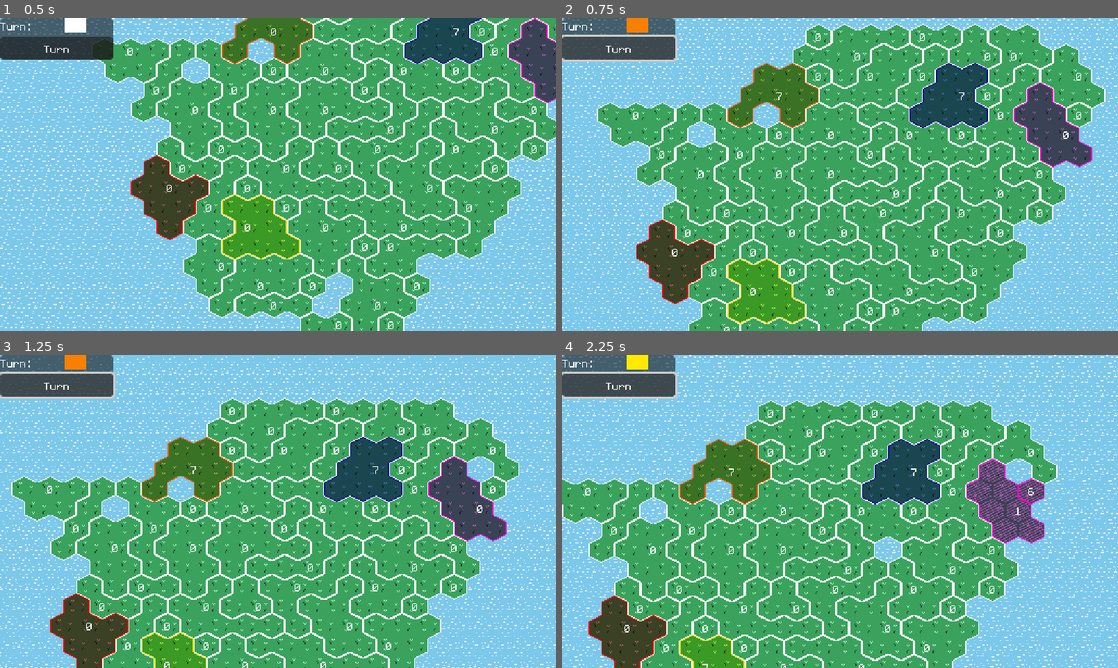
Above: before the commit, frames 1-4 (two rows, left to right).
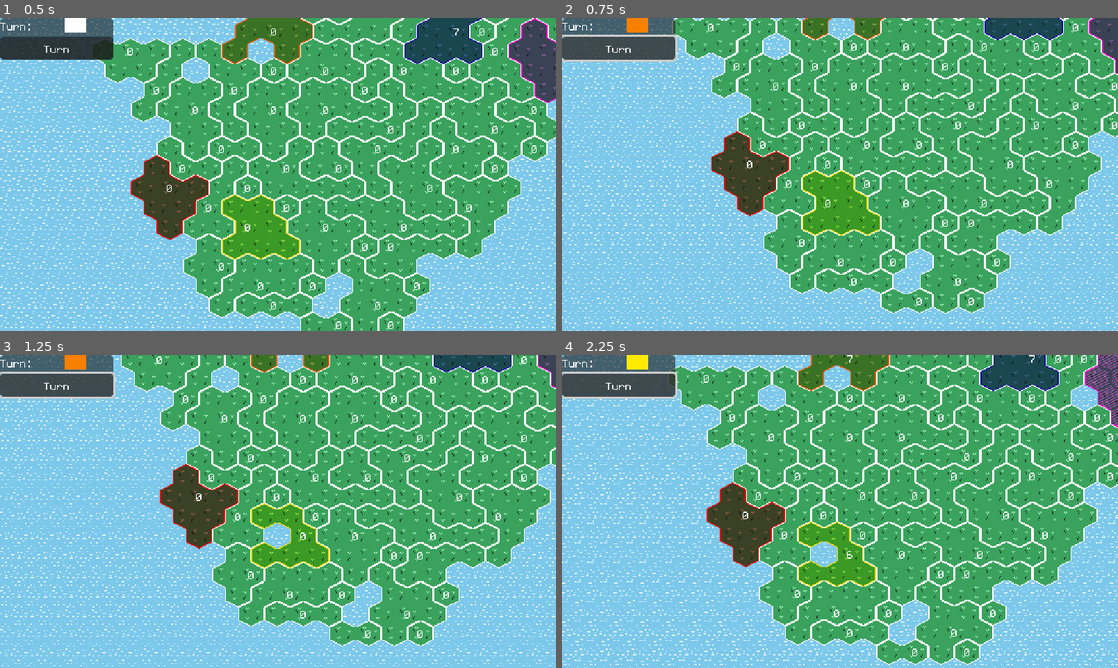
Above: after the commit, the same moments.

Repository: feored/LD54
Game: Godot game, scene res://scenes/main.tscn
The game is run twice, just before and just after one commit, with the same random seed, the same clock (stepped at 60 frames per second) and the same inputs.
Inputs:
- Up to frame 1 (0.5 s): no input
- Up to frame 2 (0.75 s): click "Turn" at 0.5 s
- Up to frame 3 (1.25 s): no input
- Up to frame 4 (2.25 s): click "Turn" at 1.25 s; click "Turn" at 2 s

Frame 1 is identical in both runs. In frame 2, 50% of the frame differs, in the area x 0-100%, y 0-100%; in frame 3, 57%; in frame 4, 59%.

Commit message:
try some items implementation

Diff:
--- a/constants.gd
+++ b/constants.gd
@@ -59,3 +59,5 @@
 const NO_REGION = -99
 
 enum Action { NONE, MOVE }
+
+enum ItemEffectPhase { NONE, UNIT_GENERATION, SINK }
--- /dev/null
+++ b/items/item_base.gd
@@ -0,0 +1,9 @@
+extends RefCounted
+class_name ItemBase
+
+var effectPhase: int = Constants.ItemEffectPhase.NONE
+var modifier: float = 1
+var duration = 2;
+
+func _init(init_phase):
+    self.effectPhase = init_phase
--- /dev/null
+++ b/items/proximity_shrine.gd
@@ -0,0 +1,6 @@
+extends ItemBase
+class_name ProximityShrine
+
+func _init():
+    self.effectPhase = Constants.ItemEffectPhase.SINK
+    self.modifier = 0.5
--- /dev/null
+++ b/items/unit_boost.gd
@@ -0,0 +1,6 @@
+extends ItemBase
+class_name UnitBoost
+
+func _init():
+    self.effectPhase = Constants.ItemEffectPhase.UNIT_GENERATION
+    self.modifier = 2
--- a/scenes/main.gd
+++ b/scenes/main.gd
@@ -45,7 +45,7 @@
 			if event.button_index == MOUSE_BUTTON_RIGHT and event.pressed:
 				world.set_cell(1, world.global_pos_to_coords(event.position), -1, Vector2i(0,0), 0)
 				var region_clicked = world.tiles[coords_clicked].region
-				world.delete_cell(coords_clicked)
+				await world.delete_cell(coords_clicked)
 				world.recalculate_region(region_clicked)
 
 func _on_turn_button_pressed():
@@ -131,12 +131,16 @@
 
 func next_turn():
 	self.turn = (self.turn + 1) % (self.teams.size())
-	self.teamTurnRect.color = Constants.TEAM_COLORS[to_team_id(self.turn)]
+	var team_id = to_team_id(self.turn)
+	self.teamTurnRect.color = Constants.TEAM_COLORS[team_id]
 	self.world.clear_regions_used()
 	check_win_condition()
 	generate_units(teams[self.turn])
 	await turn_events()
-	if not regions_left(self.teams[self.turn]):
+	for region in self.world.regions.values():
+		if region.team == team_id:
+			region.update_items_durations()
+	if not regions_left(team_id):
 		next_turn()
 	elif (self.turn != self.player_team_index):
 		await get_tree().create_timer(Constants.TURN_TIME).timeout
--- a/utils.gd
+++ b/utils.gd
@@ -42,18 +42,34 @@
 	var keys = tiles_dict.keys()
 	return tiles_dict[keys[randi() % keys.size()]]
 
-func pick_tile_to_sink(tiles: Array):
-	tiles.sort_custom(func(a,b): return distance_from_center(a) - \
+func pick_tile_to_sink(regions: Array):
+	regions.sort_custom(func(a,b): return distance_from_center(a) - \
 		distance_from_center(b) < 0)
-	var n = tiles.size()
+	var n = regions.size()
 	var total = n*(n-1)/2
 	var random = [randi() % total, randi() % total].max()
 	var running_total = 0
 	for i in range(n):
 		running_total += i
 		if running_total >= random:
-			return tiles[i]
+			return pick_random_tile(regions[i].tiles)
 
-func distance_from_center(tile):
-	return abs(tile.coords.x - Constants.WORLD_CENTER.x) + \
-		abs(tile.coords.y - Constants.WORLD_CENTER.y)
+func distance_from_center(region):
+	var center_tile = region.center_tile()
+	var mod = 1
+	if region.items.has(Constants.ItemEffectPhase.SINK):
+		mod = region.items[Constants.ItemEffectPhase.SINK].modifier
+	return mod * abs(center_tile.x - Constants.WORLD_CENTER.x) + \
+		abs(center_tile.y - Constants.WORLD_CENTER.y)
+
+func generate_random_item(region):
+	var item_effect = Constants.ItemEffectPhase.values()[(randi() % (Constants.ItemEffectPhase.size() - 1)) + 1]
+	region.items[item_effect] = create_item_with_effect(item_effect)
+	print("Created Item with effect ", item_effect, " on region ", region.id)
+
+func create_item_with_effect(item_effect):
+	match item_effect:
+		Constants.ItemEffectPhase.UNIT_GENERATION:
+			return UnitBoost.new()
+		Constants.ItemEffectPhase.SINK:
+			return ProximityShrine.new()
--- a/world/gen.gd
+++ b/world/gen.gd
@@ -13,7 +13,7 @@
 var tiles = {}
 var regions = {}
 var regions_used = []
-
+var items_activated = true
 
 func spawn_cell(coords, team):
 	if tiles.has(coords):
@@ -175,7 +175,7 @@
 
 func generate_disaster():
 	# only sinking tiles for now
-	var deleted_cell = Utils.pick_tile_to_sink(self.tiles.values())
+	var deleted_cell = Utils.pick_tile_to_sink(self.regions.values())
 	var deleted_cell_region = deleted_cell.region
 	await delete_cell(deleted_cell.coords)
 	recalculate_region(deleted_cell_region)
@@ -183,12 +183,16 @@
 func move_units(region_from : int, region_to: int):
 	if not self.regions.has(region_from):
 		print("Error: invalid region trying to move", region_from)
+		return
 	if not self.regions.has(region_to):
 		print("Error: invalid region trying to move to", region_to)
+		return
 	if self.regions[region_from].units <= 1:
 		print("Error: not enough units to move:", regions[region_from].units)
+		return
 	if not region_to in self.adjacent_regions(region_from):
 		print("Error: regions are not adjacent")
+		return
 
 	# success
 	await camera.move_bounded(self.coords_to_pos(self.regions[region_from].center_tile()) - Vector2(self.camera.viewport_size/2))
@@ -204,6 +208,9 @@
 			self.regions_used.append(region_from)
 			return
 		else:
+			# temporary way to generate items. Items go stay in that tile
+			if items_activated and regions[region_to].team == Constants.NO_TEAM and randi()%100 < 50:
+				Utils.generate_random_item(regions[region_to])
 			regions[region_to].set_units(moved_units - regions[region_to].units)
 			regions[region_to].set_team(regions[region_from].team)
 	self.regions[region_from].set_used(true)
--- a/world/region.gd
+++ b/world/region.gd
@@ -6,6 +6,7 @@
 var tiles: Dictionary = {}
 var units = 0
 var label = null
+var items: Dictionary = {}
 
 
 func _init(id):
@@ -40,7 +41,10 @@
 
 
 func generate_units():
-	self.units += self.tiles.size()
+	var mod = 1
+	if self.items.has(Constants.ItemEffectPhase.UNIT_GENERATION):
+		mod = self.items[Constants.ItemEffectPhase.UNIT_GENERATION].modifier
+	self.units += self.tiles.size() * mod
 	update_display()
 
 
@@ -76,3 +80,11 @@
 
 func reset_tiles():
 	self.tiles.clear()
+
+func update_items_durations():
+	for effect in self.items:
+		var item = self.items[effect]
+		item.duration -=1
+		if item.duration <= 0:
+			print("Item with effect  ", effect ,"on region ", self.id, " expired.")
+			self.items.erase(item)
Not shown, changed: README.md
